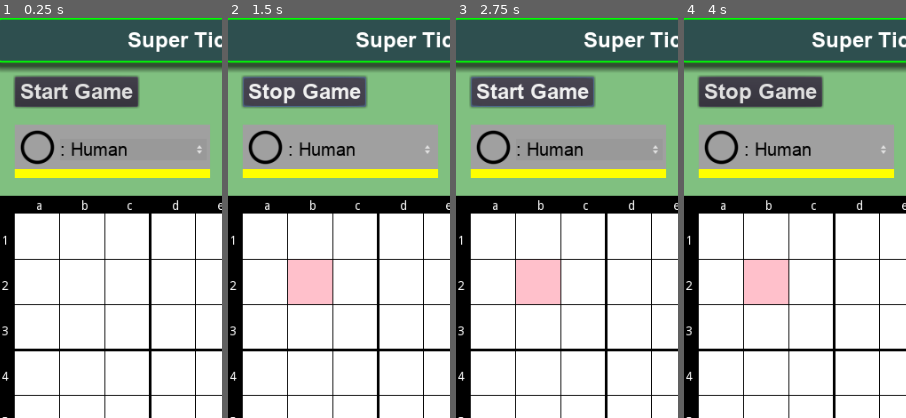
Above: before the commit, frames 1-4 (left to right).
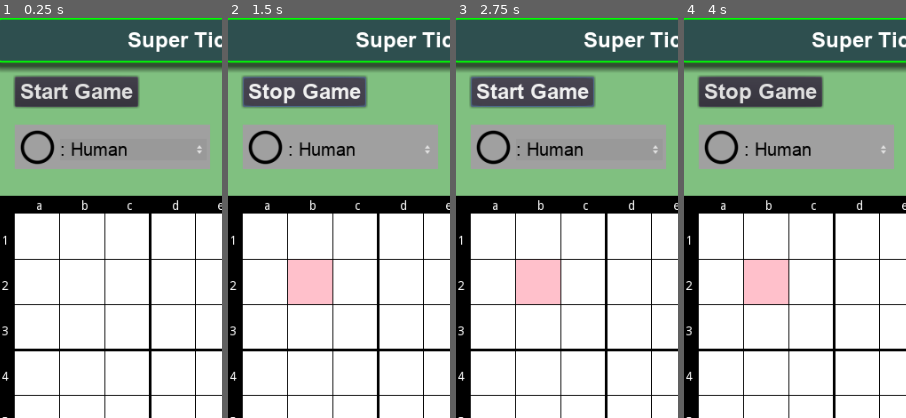
Above: after the commit, the same moments.

Repository: vivisuke/SuperTicTacToe
Game: Godot game, scene res://MainScene.tscn
Two runs of this game, one before a commit and one after it. Both use one fixed random seed, a clock stepped at 60 frames per second and the inputs below.
Inputs:
- Up to frame 1 (0.25 s): no input
- Up to frame 2 (1.5 s): click "Test" at 0.5 s; click "Start Game" at 1.25 s
- Up to frame 3 (2.75 s): click "Stop Game" at 2 s
- Up to frame 4 (4 s): click "Start Game" at 2.75 s; click "Ｖ" at 3.5 s
The pictures show only the part of the screen within x 1-51%, y 0-50%; the shares and areas given below are measured in that part.

The runs differ from the first frame. In frame 1, 2.0% of the frame differs, in the area x 6-95%, y 37-40%; in frame 2, 2.0%; in frame 3, 2.0%; in frame 4, 2.0%.

Commit message:
0069 ◎ C 01/12 01/13 0.001│ToDo│Start Game でない場合はマルバツパネル下部手番矩形を非表示に

Diff:
--- a/SuperTicTacToe/scripts/MainScene.gd
+++ b/SuperTicTacToe/scripts/MainScene.gd
@@ -219,12 +219,20 @@
 			for v in range(3):
 				for h in range(3):
 					var ev = eval_put(x0+h, y0+v)
+					txt += "%d, " % ev
 					if ev > mx:
 						mx = ev
 						p = [x0+h, y0+v]
+				txt += "\n"
+			print(txt)
 		return p
 	func eval_put(x: int, y: int):		# (x, y) への着手を評価
 		if !is_empty(x, y): return -1
+		var ev = 0
+		var x3 = x % 3
+		var y3 = y % 3
+		if three_lined_up[x3 + y3*3] || n_put_local[x3 + y3*3] == 9:
+			ev = -32		# 転送先がすでに三目並んでいる or 空きが無い
 		var gx = x / 3
 		var gy = y / 3
 		if three_lined_up[gx + gy*3]: return 0
@@ -233,17 +241,17 @@
 		var ix = 0
 		for h in range(N_HORZ/3):			# 横方向
 			ix = ix * 3 + get_color(x0 + h, y) + 1
-		var ev = ev_table[ix]
+		ev += ev_table[ix]
 		ix = 0
 		for v in range(N_HORZ/3):			# 縦方向
 			ix = ix * 3 + get_color(x, y0 + v) + 1
 		ev += ev_table[ix]
-		if x%3 == y%3:
+		if x3 == y3:
 			ix = 0
 			for h in range(N_HORZ/3):		# ＼方向
 				ix = ix * 3 + get_color(x0 + h, y0 + h) + 1
 			ev += ev_table[ix]
-		if x%3 == (2 - y%3):
+		if x3 == (2 - y3):
 			ix = 0
 			for h in range(N_HORZ/3):		# ／方向
 				ix = ix * 3 + get_color(x0 + h, y0 + 2 - h) + 1
@@ -287,6 +295,8 @@
 	setup_player_option_button($BatsuPlayer/OptionButton)
 	$MaruPlayer/OptionButton.selected = maru_player
 	$BatsuPlayer/OptionButton.selected = batsu_player
+	#$MaruPlayer/Underline.visible = false
+	#$BatsuPlayer/Underline.visible = false
 	rng.randomize()		# Setups a time-based seed
 	#rng.seed = 0			# 固定乱数系列
 	init_board()
@@ -331,8 +341,8 @@
 	pass
 func update_next_label():
 	$MessLabel.text = "次は%sの手番です。" % ("Ｏ" if next_color == MARU else "Ｘ")
-	$MaruPlayer/Underline.visible = next_color == MARU
-	$BatsuPlayer/Underline.visible = next_color == BATSU
+	$MaruPlayer/Underline.visible = game_started && next_color == MARU
+	$BatsuPlayer/Underline.visible = game_started && next_color == BATSU
 func can_put_local(x : int, y : int):
 	return $Board/TileMapBG.get_cell(x, y) == NEXT_LOCAL_BOARD
 func is_empty(x : int, y : int):
Not shown, changed: SuperTicTacToe.spr
